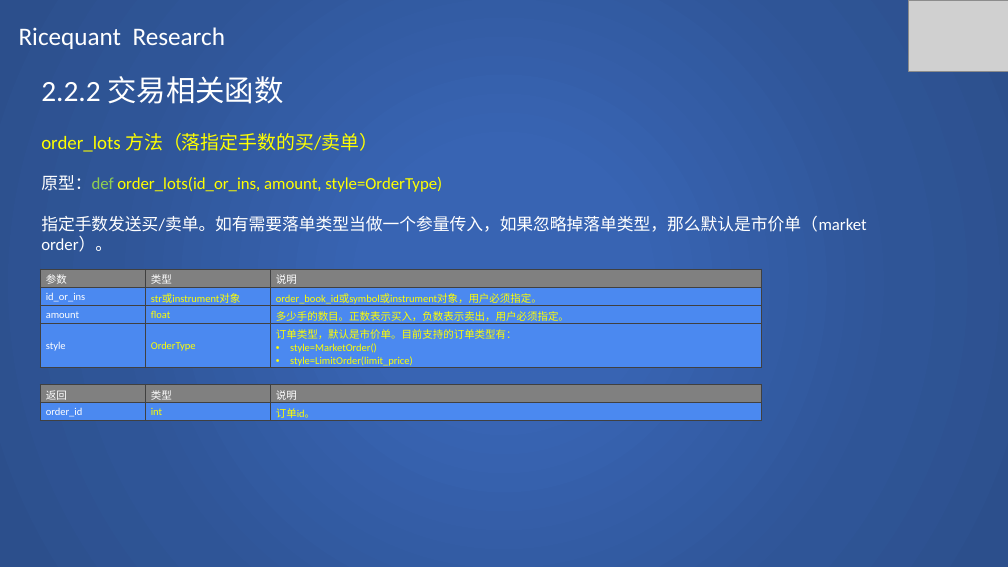
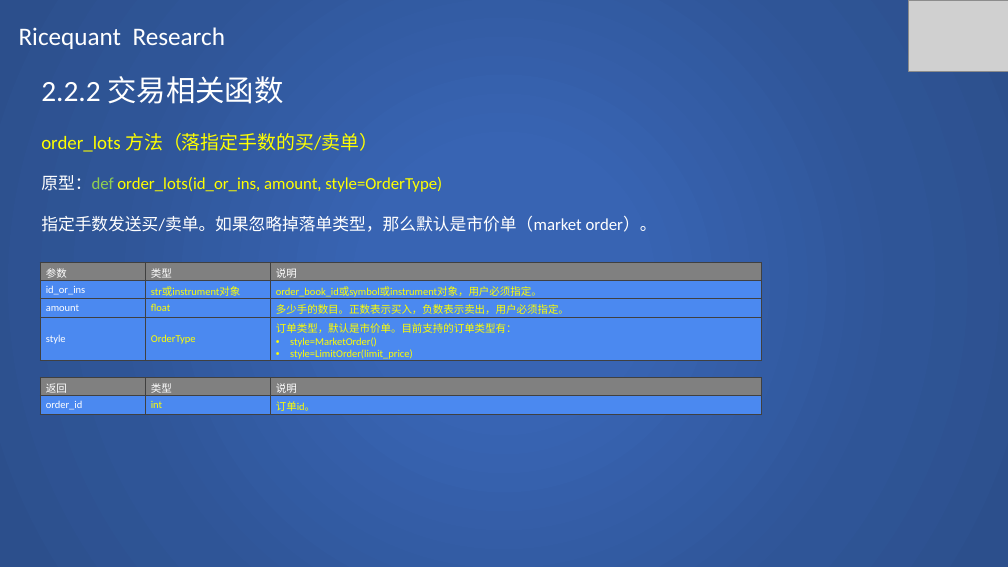
Before and after one commit to SCITLAS/Stellar, a slide deck: slide 19 of Stellar_0.1/documents/rice_quant_research.pptx. Drawn at 1008x567 pixels with LibreOffice and Linux fonts; fonts in the diff are those of the drawing; grey boxes stand for pictures. Boxes give left, top, right and bottom in pixels: in the first picture for what was removed or moved away, otherwise in the second. Text is boxed around its words. In the diff, an @@ line names an element or a change of style, - is before the commit and + after.

```diff
--- a/Stellar_0.1/documents/rice_quant_research.pptx
+++ b/Stellar_0.1/documents/rice_quant_research.pptx
@@ text at box(41, 216, 657, 232): text changed @@
-指定手数发送买/卖单。如有需要落单类型当做一个参量传入，如果忽略掉落单类型，那么默认是市价单（market order）。
+指定手数发送买/卖单。如果忽略掉落单类型，那么默认是市价单（market order）。
@@ table: place and size @@
-table at box(40, 269, 762, 372)
+table at box(40, 262, 762, 365)
@@ table: place and size @@
-table at box(40, 384, 762, 422)
+table at box(40, 377, 762, 415)
```
Also in this commit, not shown: 19 other slides changed, 22 slides added, 1 other file.
